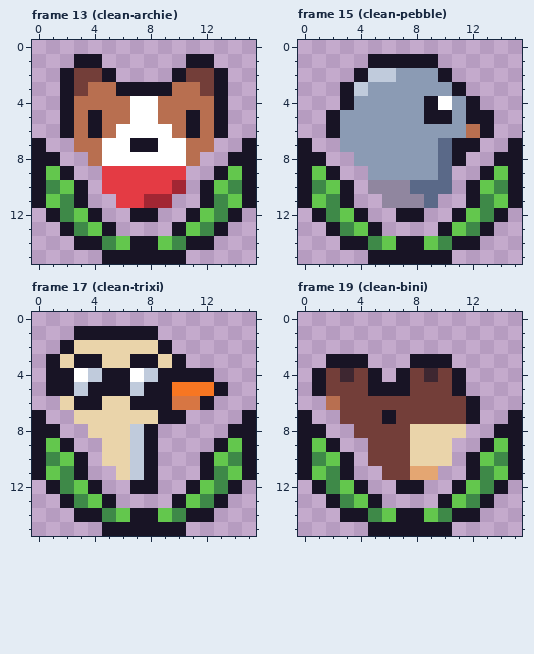
One commit to this pixel-art file: art/ui/icon-achievement.aseprite. Above: the version before the commit.
16x16 pixels, 52 frames. Shown: frame 13 (clean-archie), frame 15 (clean-pebble), frame 17 (clean-trixi), frame 19 (clean-bini). The commit also changed other frames, which this record leaves out.
The same view after the edit:
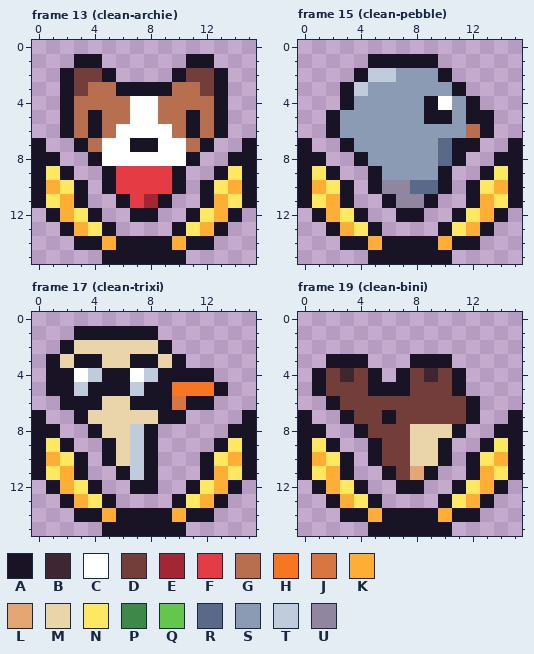
Palette (. is transparent): A #181425  B #3e2731  C #ffffff  D #733e39  E #a22633  F #e43b44  G #b86f50  H #f77622  J #d77643  K #feae34  L #e4a672  M #ead4aa  N #fee761  P #3e8948  Q #63c74d  R #5a6988  S #8b9bb4  T #c0cbdc  U #90869f
Message: Build the revised achievement icons
Changes in this commit:
Changed rows in their new state; - is an unchanged pixel.
Frame 13 (clean-archie):
first column x 1:
 7 --A--------A--
 8 ---A------A---
 9 N---A----A---N
10 KN--A----A--NK
11 NK---A--A---KN
12 -KN--------NK-
13 --KN------NK--
14 ----KA--AK----
Frame 15 (clean-pebble):
first column x 1:
 7 --A-----------
 8 ---A----------
 9 N---A----A---N
10 KN--A----A--NK
11 NK---A--A---KN
12 -KN--------NK-
13 --KN------NK--
14 ----KA--AK----
Frame 17 (clean-trixi):
first column x 1:
 6 -A--------A---
 7 --A-----------
 8 ---A----------
 9 N---A--------N
10 KN--A-------NK
11 NK---A------KN
12 -KN--------NK-
13 --KN------NK--
14 ----KA--AK----
Frame 19 (clean-bini):
first column x 1:
 6 -A------------
 7 --A-----------
 8 ---A------A---
 9 N---A----A---N
10 KN--A----A--NK
11 NK---A--A---KN
12 -KN--------NK-
13 --KN------NK--
14 ----KA--AK----
